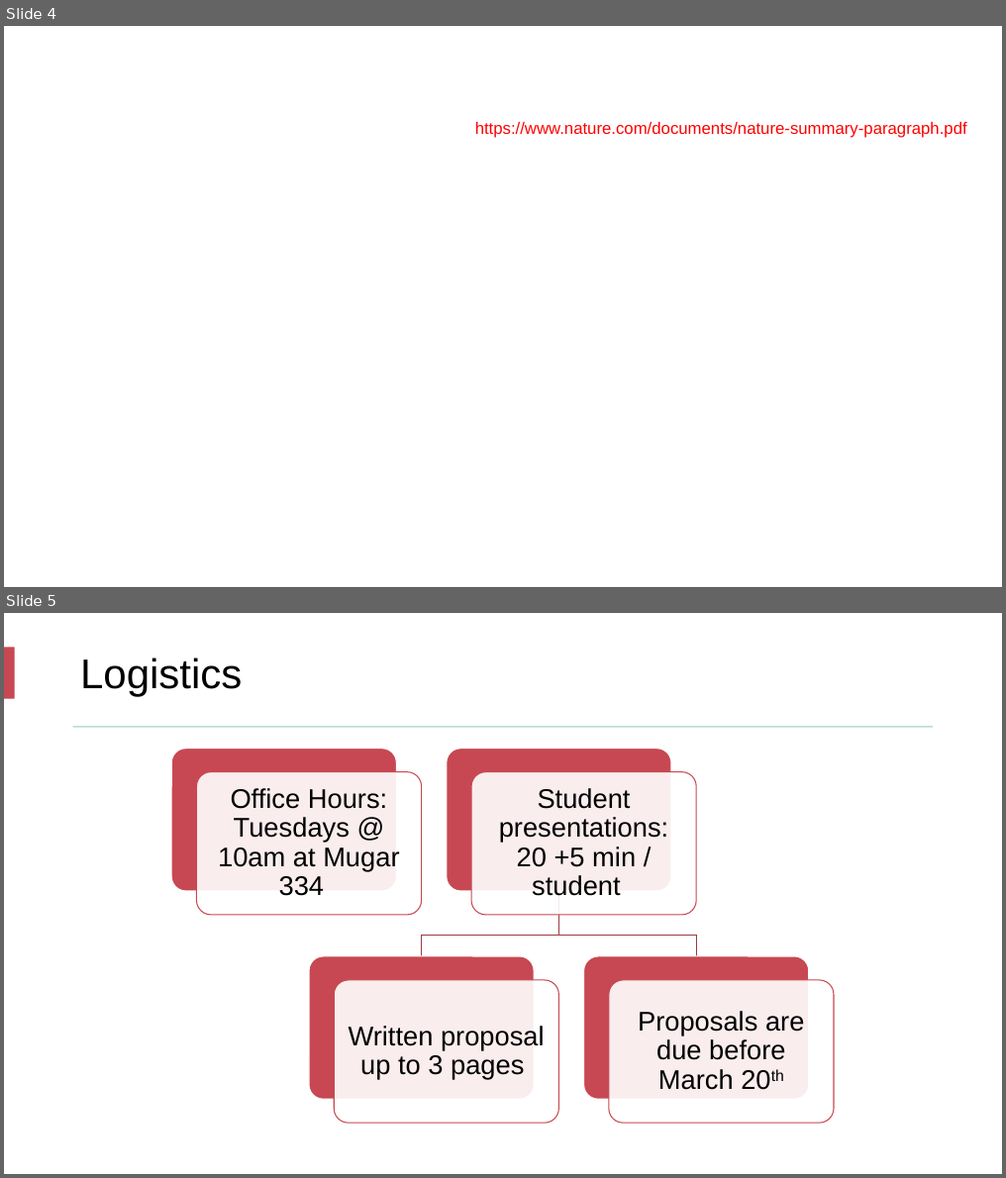
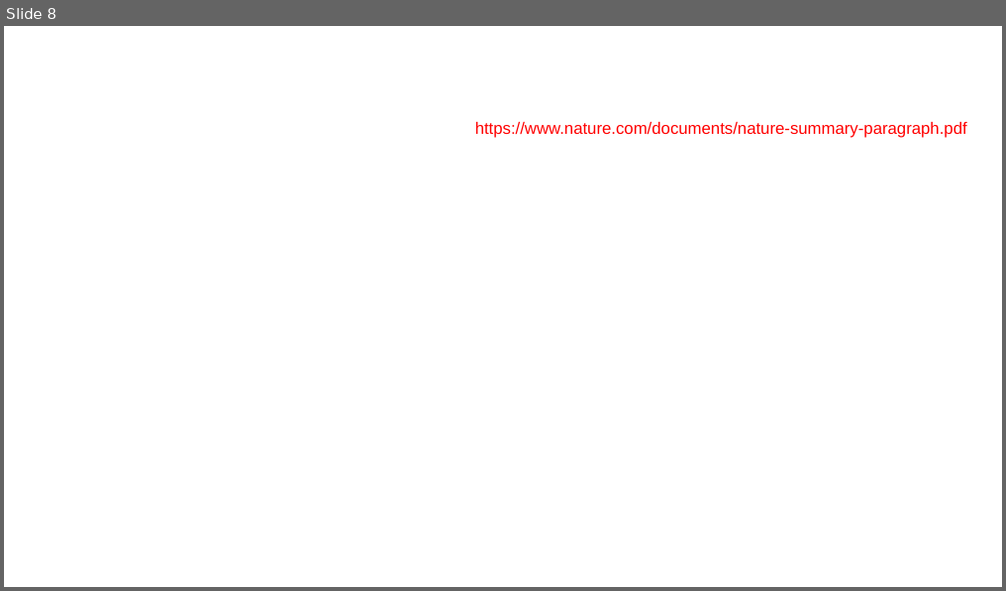
Before and after one commit to nslavov/SlavovLab, a slide deck: teaching/NS_2.pptx. Shown one above the other, each under a label of ours: slides 4 and 5 before the commit, slide 8 after it. The pictures are 1006x1178 and 1006x591 pixels, drawn with LibreOffice and Linux fonts; fonts in the diff are those of the drawing; background and template pictures are left out. Boxes give left, top, right and bottom in pixels: in the first picture for what was removed or moved away, otherwise in the second. Text is boxed around its words. In the diff, an @@ line names an element or a change of style, - is before the commit and + after.

```diff
--- a/teaching/NS_2.pptx
+++ b/teaching/NS_2.pptx
@@ slide 5 removed at (4,613,1002,1174), background #FFFFFF @@
@@ rectangle removed at (4,613,1002,1174) @@
@@ rectangle removed at (50,613,963,778) @@
@@ rectangle removed at (51,613,963,777) @@
@@ rectangle removed at (4,648,15,699) @@
@@ title removed at (80,658,242,696) @@
-Logistics
@@ rectangle removed at (73,726,933,728) @@
@@ group removed at (171,749,834,1124): 8 rounded rectangles, 4 texts, 2 freeform shapes @@
-Office Hours: Tuesdays @ 10am at Mugar 334
-Student presentations: 20 +5 min / student
-Written proposal up to 3 pages
-Proposals are due before March 20th
@@ what was slide 4 is now slide 8 @@
```
Also in this commit, not shown: 1 slide changed, 9 slides added.
